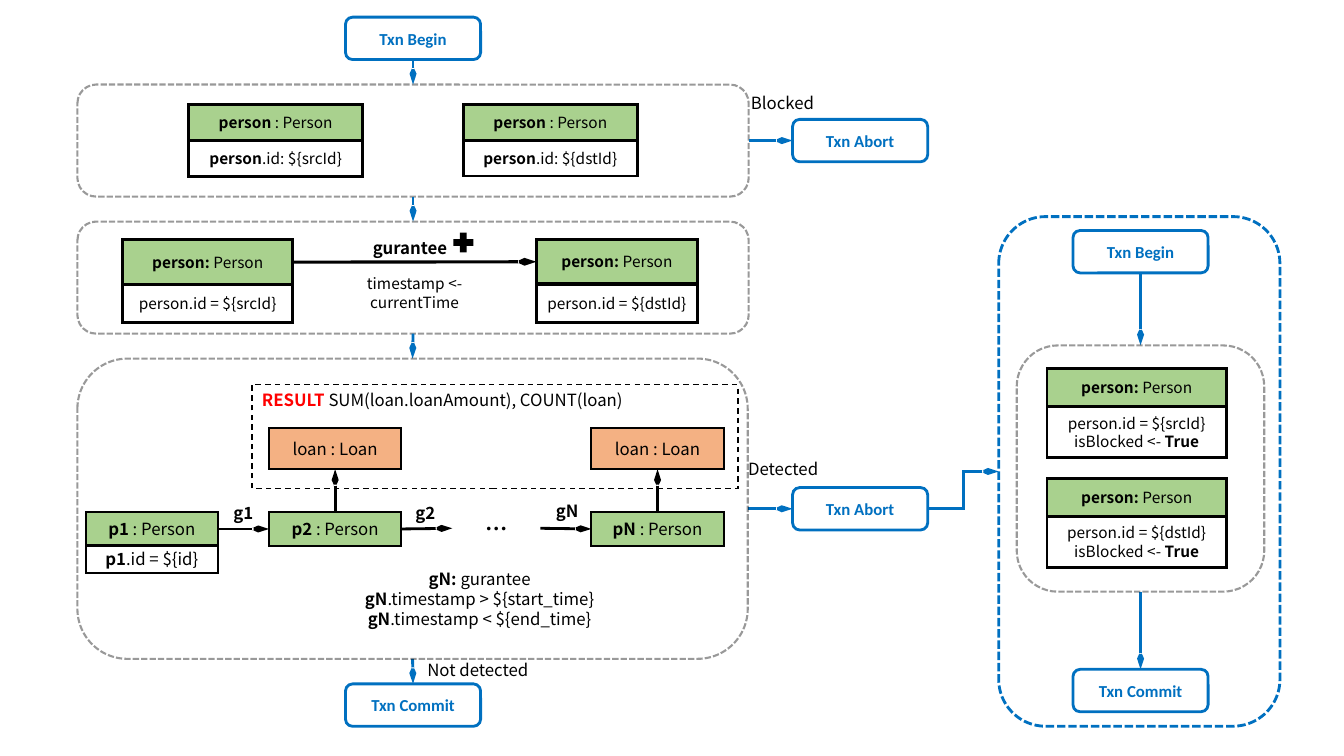
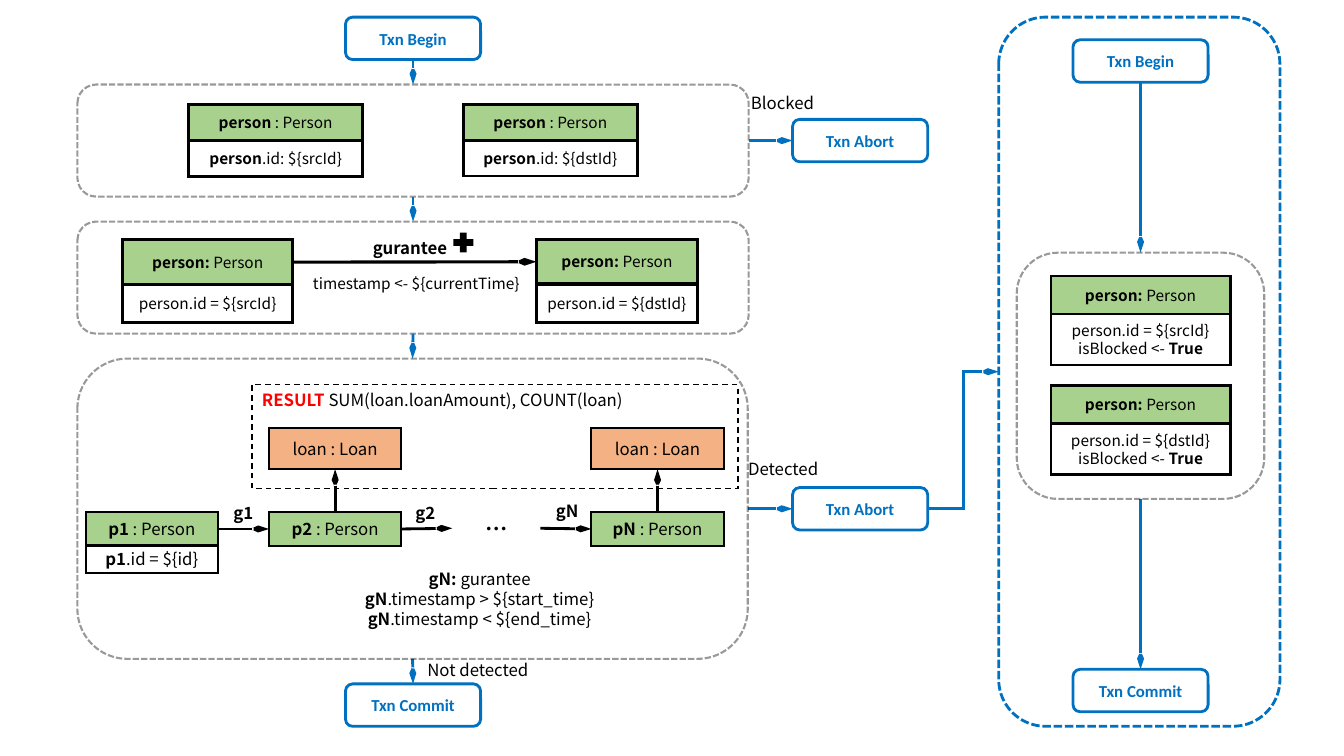
Before and after one commit to ldbc/ldbc_finbench_docs, a slide deck: slide 3 of patterns/transaction-read-write.pptx. Drawn at 1344x756 pixels with LibreOffice and Linux fonts; fonts in the diff are those of the drawing. Boxes give left, top, right and bottom in pixels: in the first picture for what was removed or moved away, otherwise in the second. Text is boxed around its words. In the diff, an @@ line names an element or a change of style, - is before the commit and + after.

```diff
--- a/patterns/transaction-read-write.pptx
+++ b/patterns/transaction-read-write.pptx
@@ rounded rectangle: place and size @@
-rounded rectangle at (999,217,1280,727)
+rounded rectangle at (999,17,1280,727)
@@ rounded rectangle "Txn Begin": place and size @@
-rounded rectangle "Txn Begin" at (1073,231,1208,273)
+rounded rectangle "Txn Begin" at (1073,40,1208,83)
@@ arrow moved from (1140, 273) - (1140, 346) to (1140, 83) - (1140, 253) @@
@@ rounded rectangle: place and size @@
-rounded rectangle at (1017,346,1265,592)
+rounded rectangle at (1017,253,1265,499)
@@ text at (313,276,520,293): text changed @@
-timestamp <- currentTime
+timestamp <- ${currentTime}
@@ rectangle "person.id = ${srcId}": place and size @@
-rectangle "person.id = ${srcId}" at (1048,407,1227,459)
+rectangle "person.id = ${srcId}" at (1052,315,1231,366)
@@ elbow arrow moved from (928, 509) - (999, 472) to (928, 509) - (999, 372) @@
@@ 3 rectangles: place and size @@
-3 rectangles at (1048,369,1227,568)
+3 rectangles at (1052,276,1231,475)
@@ arrow moved from (1140, 592) - (1140, 669) to (1140, 499) - (1140, 669) @@
```
Also in this commit, not shown: 2 other slides changed, 8 other files.
